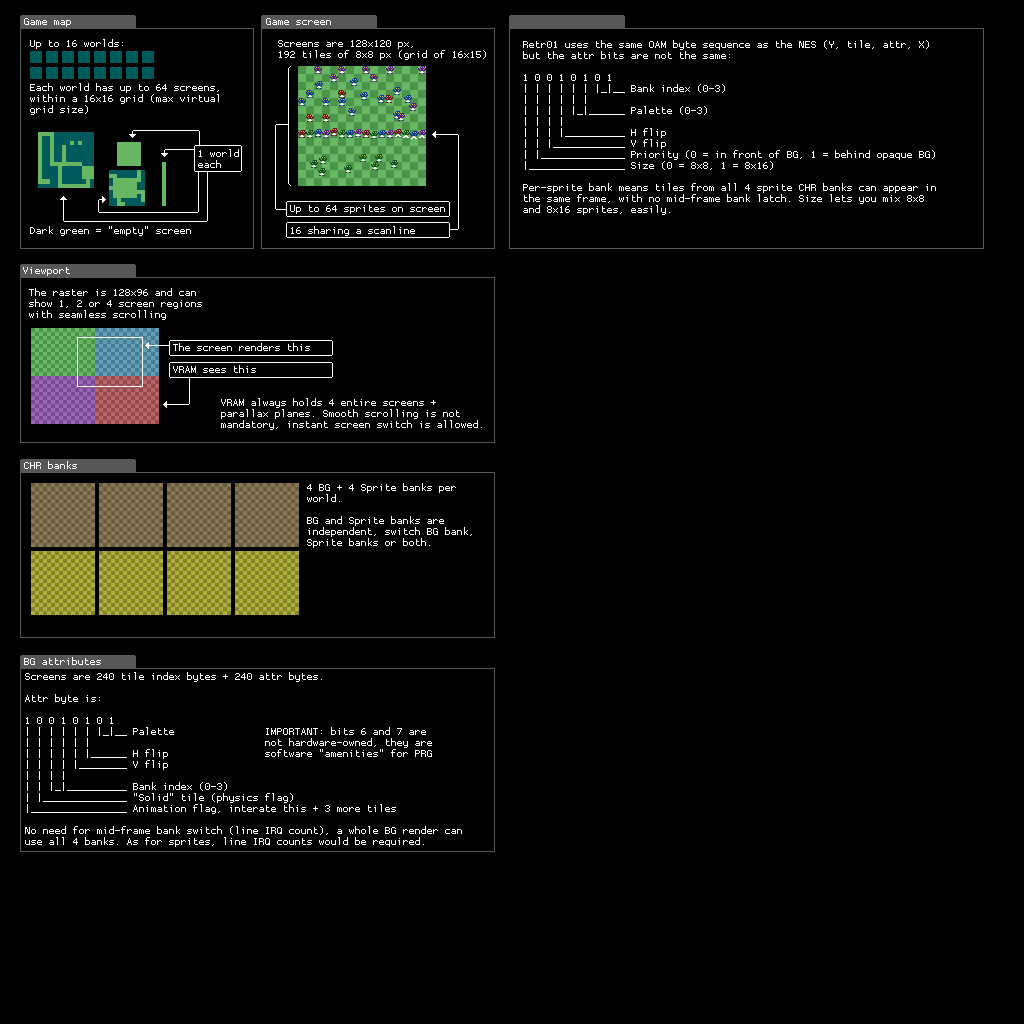
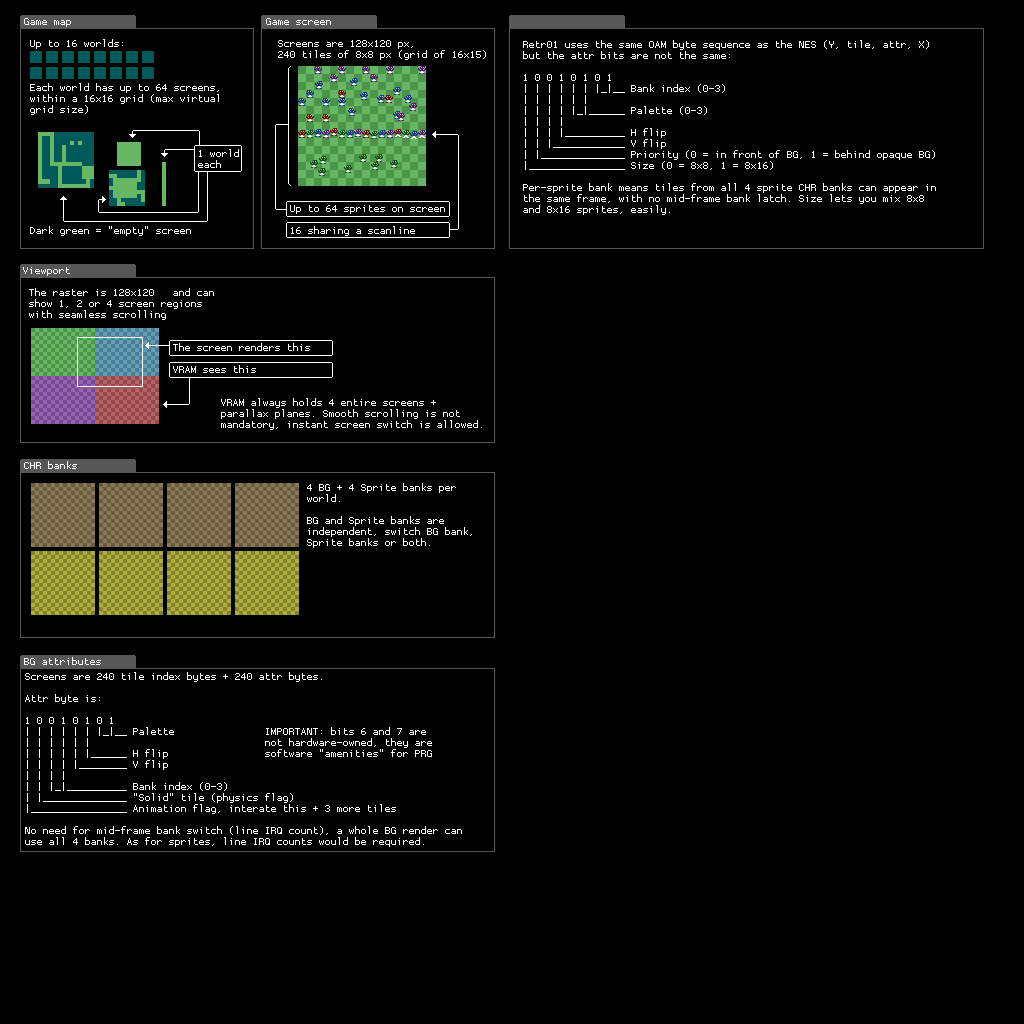
Layer changes from the first 1024 × 1024 image to the second:
painted on "Game screen ..." over [278, 51, 295, 58]
painted on "... #1" over [137, 288, 214, 296]